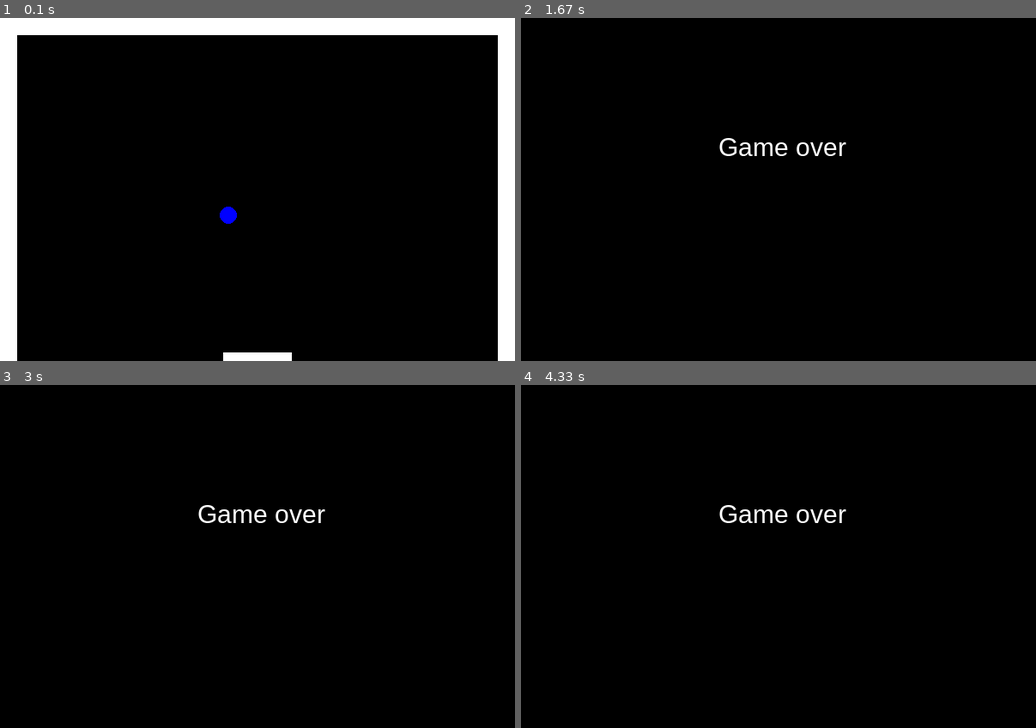
Above: before the commit, frames 1-4 (two rows, left to right).
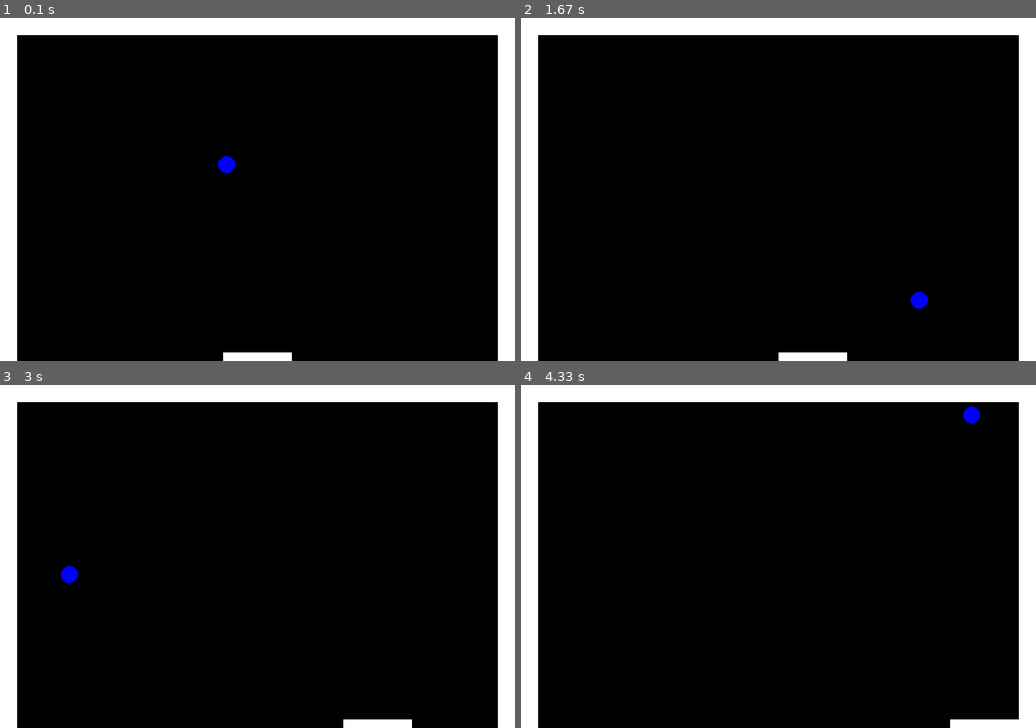
Above: after the commit, the same moments.

Repository: k0hur0/py-game
Game: pygame game, started from game.py
Two runs of this game, one before a commit and one after it. Both use one fixed random seed, a clock stepped at 60 frames per second and the inputs below.
Inputs:
- Up to frame 1 (0.1 s): no input
- Up to frame 2 (1.67 s): hold Right 0.33-0.8 s; hold Right 0.83-1.3 s; hold Left from 1.33 s (still down)
- Up to frame 3 (3 s): release Left at 1.87 s; hold Left 1.9-2.3 s; hold Right 2.33-2.97 s
- Up to frame 4 (4.33 s): hold Left 3-3.47 s; hold Right 3.5-3.97 s; hold Right from 4 s (still down)

The runs differ from the first frame. In frame 1, 0.3% of the frame differs, in the area x 42-46%, y 40-60%; in frame 2, 12%, in the area x 0-100%, y 0-100%; in frame 3, 12%; in frame 4, 12%.

Commit message:
Виправлено помилки в логіці гри та швидкості м'яча

Diff:
--- a/game.py
+++ b/game.py
@@ -1,6 +1,5 @@
 import pygame
 from random import uniform as func
-from time import sleep
 
 pygame.init()
 
@@ -22,8 +21,8 @@
 vp = 10
 score = 0
 
-vx = velocity * func(-1, 1)
-vy = velocity * func(-1, 1)
+vx = velocity * func(0.7, 1) * (-1 if func(0, 1) < 0.5 else 1)
+vy = velocity * func(0.7, 1) * (-1 if func(0, 1) < 0.5 else 1)
 
 border_l = bound + radius
 border_u = bound + radius
@@ -36,24 +35,18 @@
 
 
 def drawScore():
-    """Відображає фінальний рахунок у центрі вікна з прихованим текстом."""
-    win.fill(black)
-    pygame.font.init()
-    path = pygame.font.match_font("arial")
-    Font = pygame.font.Font(path, 30)
-    text = ''.join([chr(int(str(el), 8)) for el in [107, 141, 155, 145, 40, 157, 166, 145, 162]])
-    a = Font.render(text, 1, (255, 255, 255))
-    win.blit(a, (WIDTH // 2 - 70, HEIGHT // 3))
-    pygame.display.update()
+    """Відображає фінальний рахунок у центрі вікна."""
+    font = pygame.font.Font(None, 50)
+    text = font.render(f"Your score: {score}", True, white)
+    text_rect = text.get_rect(center=(WIDTH // 2, HEIGHT // 2))
+    win.blit(text, text_rect)
 
 def drawWindow():
     """Малює вікно, межі, м'яч та майданчик."""
     win.fill(black)
 
     pygame.draw.rect(win, white, (0, 0, WIDTH, bound))
-
     pygame.draw.rect(win, white, (0, 0, bound, HEIGHT))
-
     pygame.draw.rect(win, white, (WIDTH - bound, 0, bound, HEIGHT))
 
     pygame.draw.circle(win, blue, (int(x), int(y)), radius)
@@ -78,7 +71,7 @@
     if keys[pygame.K_LEFT] and xp > bound:
         xp -= vp
 
-    if keys[pygame.K_RIGHT] and xp < WIDTH - bound - p_width:
+    if keys[pygame.K_RIGHT] and xp < WIDTH - p_width - bound:
         xp += vp
 
     x += vx
@@ -97,19 +90,23 @@
     if touch_paddle_y and touch_paddle_x:
         vy = -vy
 
-        num = 1.5
-        vx *= num
-        vy *= num
+        if abs(vx) < 20:
+             vx *= 1.05
+        if abs(vy) < 20:
+             vy *= 1.05
 
         score += 1
 
-    elif y + vy > yp:
+    elif y + vy > HEIGHT:
         run = False
 
     drawWindow()
 
 if not run and not game_over:
+    win.fill(black)
     drawScore()
-    sleep(10)
+    pygame.display.update()
+
+    pygame.time.delay(3000)
 
 pygame.quit()
